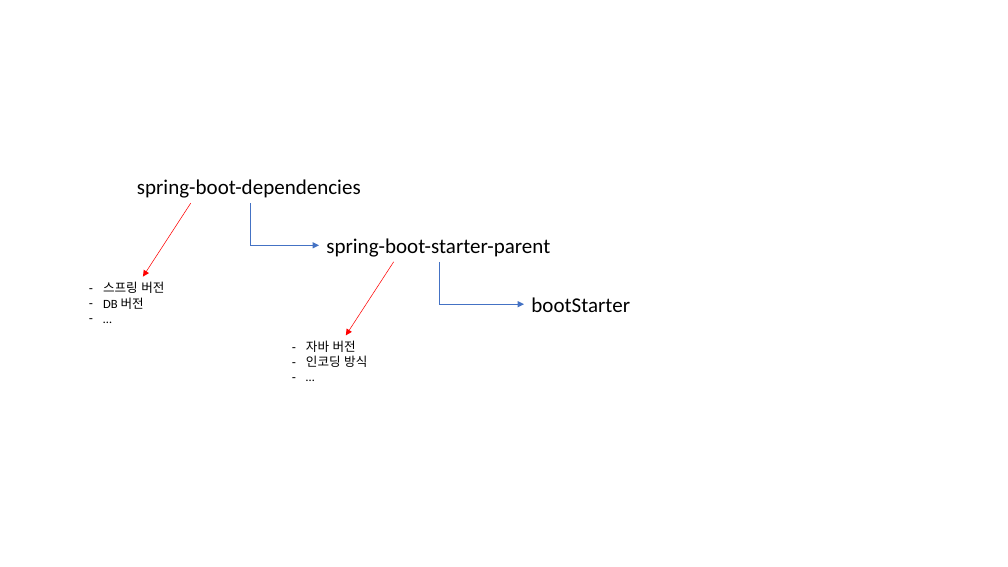
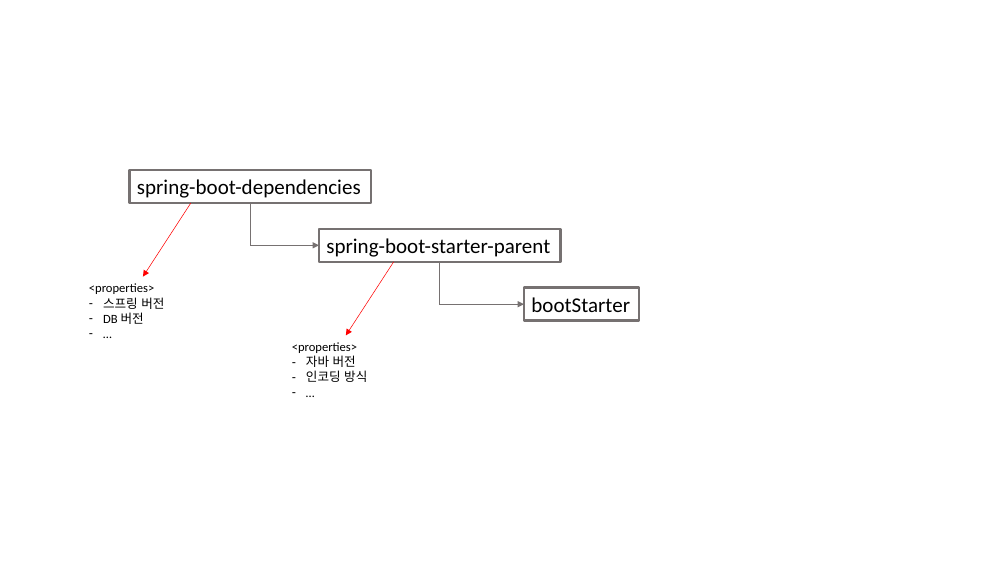
Before and after one commit to osj3474/Spring-Note, a slide deck: slide 3 of 03-스프링 부트 개념과 활용/assets/image.pptx. Drawn at 1008x567 pixels with LibreOffice and Linux fonts; fonts in the diff are those of the drawing. Boxes give left, top, right and bottom in pixels: in the first picture for what was removed or moved away, otherwise in the second. Text is boxed around its words. In the diff, an @@ line names an element or a change of style, - is before the commit and + after.

```diff
--- a/03-스프링 부트 개념과 활용/assets/image.pptx
+++ b/03-스프링 부트 개념과 활용/assets/image.pptx
@@ 3 rectangles moved together from (x1=137, y1=179, x2=630, y2=312) to (x1=129, y1=170, x2=639, y2=321) @@
@@ outline none to #767171 2.25 pt in 3 elements at (x1=319, y1=229, x2=561, y2=262), (x1=524, y1=287, x2=639, y2=321), (x1=129, y1=170, x2=371, y2=203) @@
@@ elbow arrow (250, 203) - (319, 246): stroke #4472C4 0.5 pt to #767171 0.5 pt @@
@@ elbow arrow (440, 262) - (524, 304): stroke #4472C4 0.5 pt to #767171 0.5 pt @@
@@ text at (x1=89, y1=283, x2=154, y2=294): paragraph added @@
+<properties>
@@ text at (x1=292, y1=342, x2=357, y2=353): paragraph added @@
+<properties>
```
Also in this commit, not shown: 4 slides added, 4 slides removed, 5 other files.
